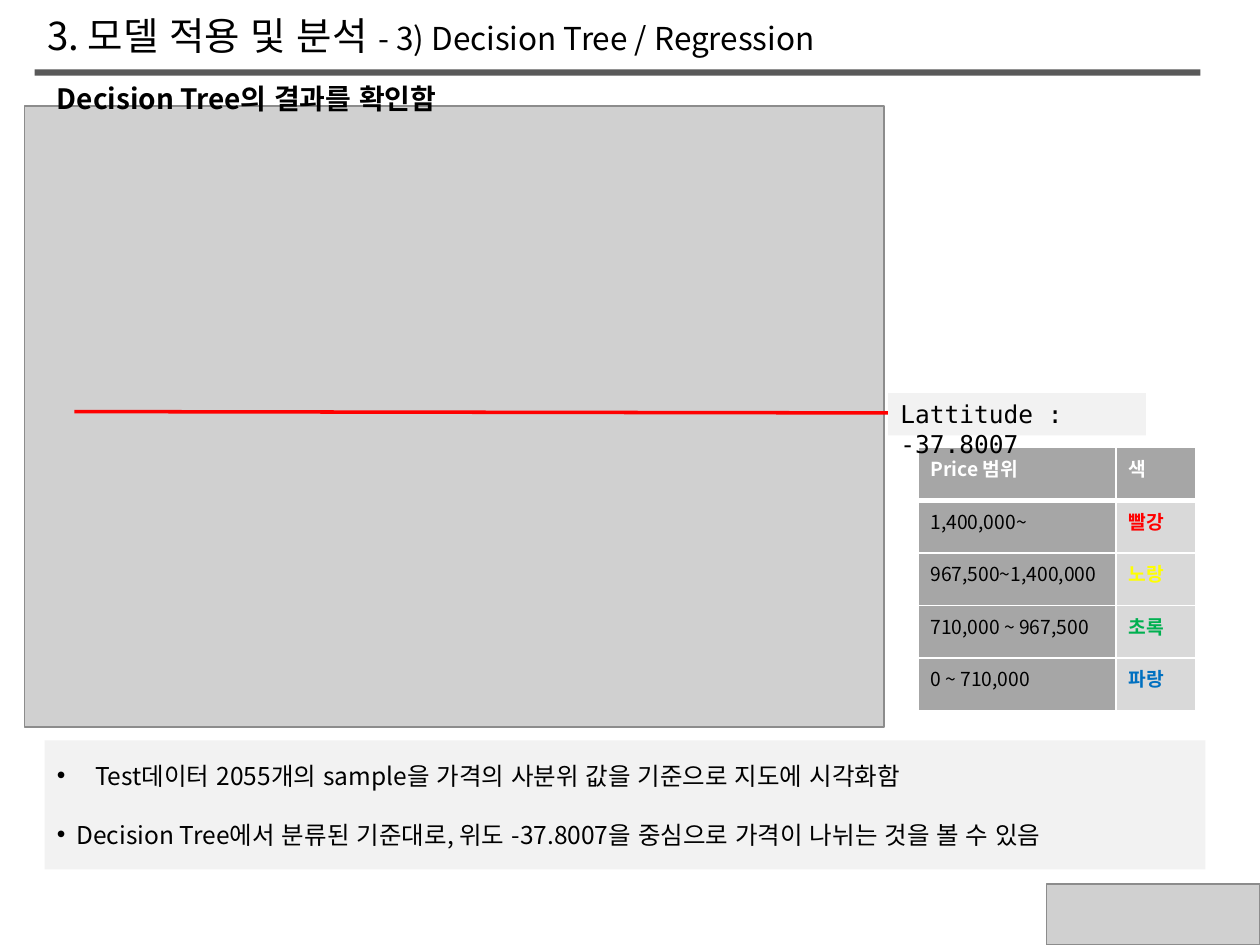
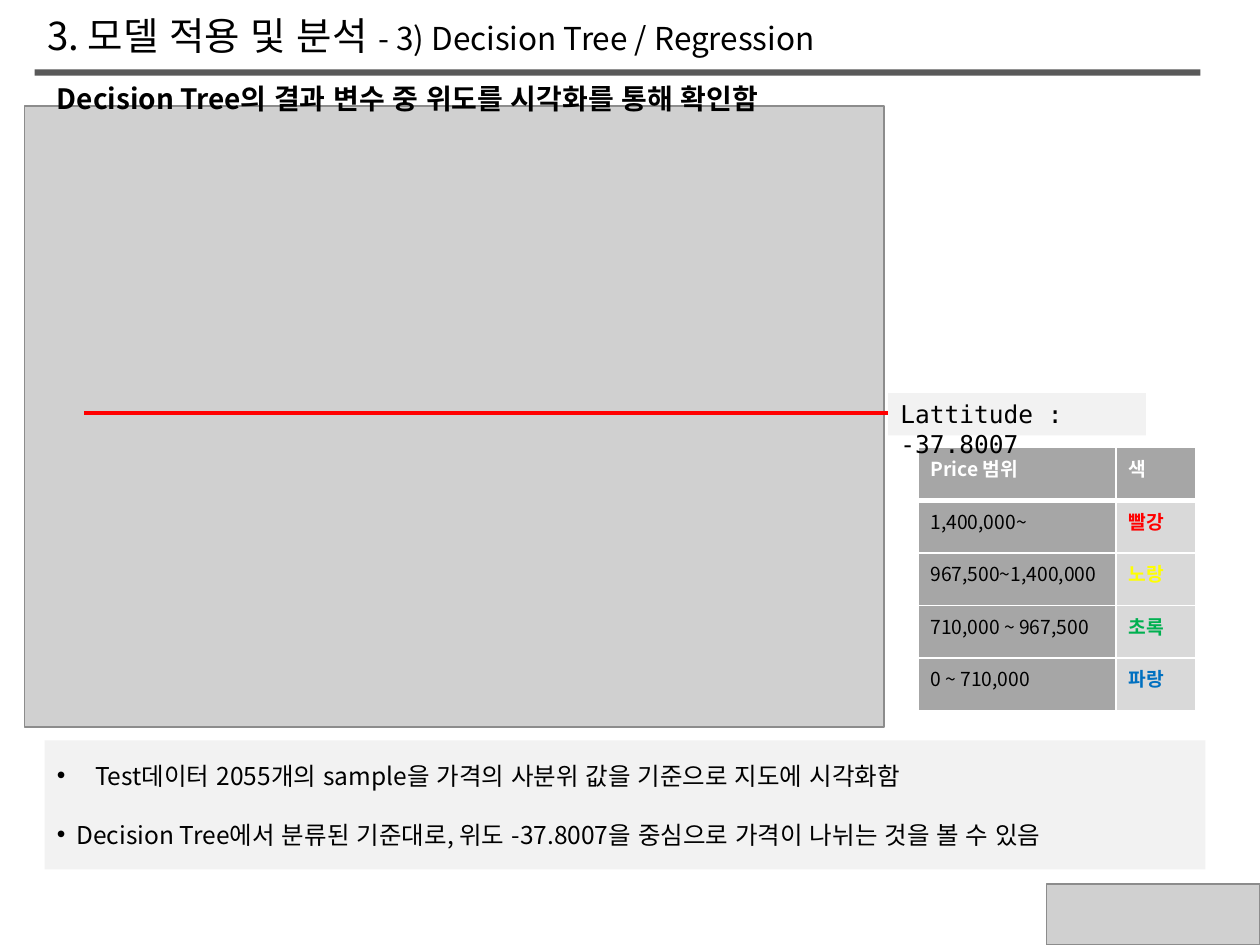
Before and after one commit to SongHaKyu/SongHakyu, a slide deck: slide 8 of Project.pptx. Drawn at 1260x945 pixels with LibreOffice and Linux fonts; fonts in the diff are those of the drawing; grey boxes stand for pictures. Boxes give left, top, right and bottom in pixels: in the first picture for what was removed or moved away, otherwise in the second. Text is boxed around its words. In the diff, an @@ line names an element or a change of style, - is before the commit and + after.

```diff
--- a/Project.pptx
+++ b/Project.pptx
@@ text at (x1=57, y1=81, x2=758, y2=112): text changed @@
-Decision Tree의 결과를 확인함
+Decision Tree의 결과 변수 중 위도를 시각화를 통해 확인함
@@ line moved from (74, 412) - (888, 413) to (84, 413) - (888, 413) @@
```
Also in this commit, not shown: 8 other slides changed, 1 other file.
